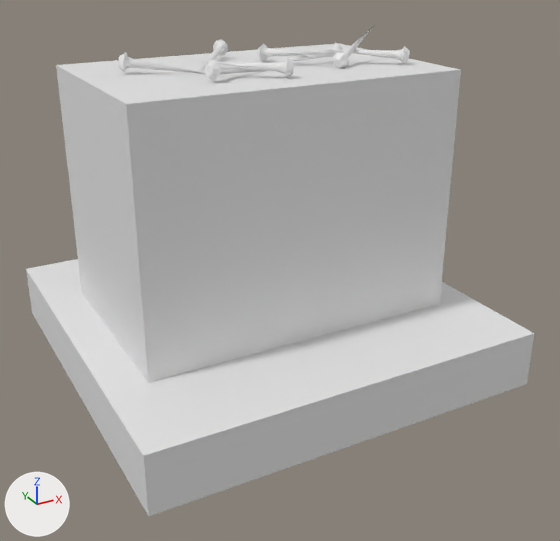
The FBX model Assets/Assets/Meshes/Nails.FBX as it was, and as the next commit left it.
Before and after are seen from a 50 mm camera at (-0.338, -0.662, 0.415) aimed at (0.007, -0.035, 0.101). The axes (+X, +Y, +Z) are drawn at lower left. The lights are the same throughout. Vertices at the same position are counted once.
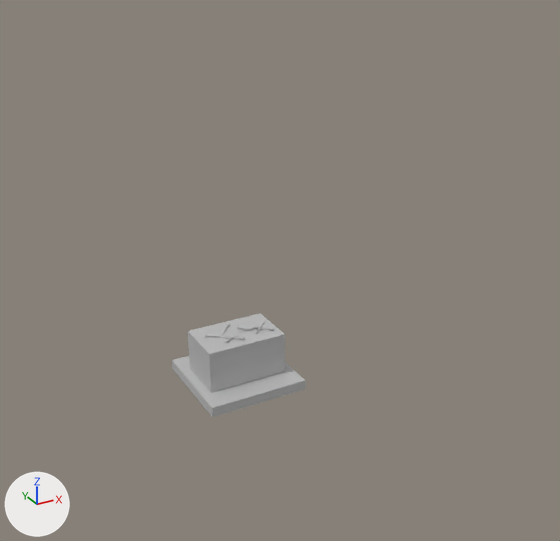
Pixel boxes (x1, y1, x2, y2) of what changed, in the pictures (560 x 541 px; the box of a moved part takes in the faces that stretch with it):
'Box002', reshaped, moved, turned, rescaled
    before: (26, 25, 534, 516)
    after: (172, 313, 305, 417)
part 1 of me_mesh, moved or reshaped
    before: (56, 43, 461, 383)
    after: (188, 313, 285, 393)
part 2 of me_mesh, moved or reshaped
    before: (199, 58, 294, 77)
    after: (255, 321, 266, 333)
part 3 of me_mesh, moved or reshaped
    before: (274, 43, 343, 63)
    after: (239, 326, 258, 333)
part 4 of me_mesh, moved or reshaped
    before: (118, 52, 206, 74)
    after: (205, 334, 220, 337)
part 5 of me_mesh, moved or reshaped
    before: (199, 40, 228, 71)
    after: (223, 323, 230, 334)
part 6 of me_mesh, moved or reshaped
    before: (26, 259, 534, 516)
    after: (172, 356, 305, 417)
part 7 of me_mesh, deleted
    before: (333, 25, 375, 68)
part 8 of me_mesh, deleted
    before: (257, 44, 337, 61)
part 9 of me_mesh, deleted
    before: (323, 46, 410, 64)
part 10 of me_mesh, deleted
    before: (205, 59, 268, 80)

The change, as a diff of the scene's bpy script:
```diff
--- a/Assets/Assets/Meshes/Nails.FBX.py
+++ b/Assets/Assets/Meshes/Nails.FBX.py
@@ mat_lambert1 @@
+mat_lambert1 = principled_material('lambert1')
+mat_lambert1.base_color = (0.5, 0.5, 0.5)  # grey #bcbcbc
@@ me_mesh @@
 me_mesh.from_pydata(...)  # 360 vertices, 678 faces; spans x -19.8..19.9, y -19.9..19.8, z -2.2..20.9
 # used by ob_box002; location = (0.0, 0.0, 0.297); rotation_euler = (3.142, 0.0, 0.0), in degrees (180, 0, 0); scale = (0.01, 0.01, 0.0142)
+# me_mesh part 1: the loose piece of 8 vertices spanning x -16.0..16.0, y -10.3..10.3, z 0.0..17.2 is turned 90 degrees about the x axis through its middle and scaled by 0.252, then moved by (-5.0, 3.1, -3.6), in mat_lambert1 (grey #bcbcbc)
+# me_mesh part 2: the loose piece of 43 vertices spanning x -6.8..0.5, y 1.8..7.1, z -1.2..0.0 is multiplied about its middle by the matrix ((-0.101, -0.218, 0.058), (-0.016, -0.056, -0.24), (0.225, -0.102, 0.009)), then moved by (0.6, 1.1, 6.2), in mat_lambert1 (grey #bcbcbc)
+# me_mesh part 3: the loose piece of 43 vertices spanning x 0.2..8.9, y 0.1..1.7, z -1.3..-0.1 is turned 90 degrees about the x axis through its middle and scaled by 0.252, then moved by (-8.4, 4.5, 5.9), in mat_lambert1 (grey #bcbcbc)
+# me_mesh part 4: the loose piece of 43 vertices spanning x -12.4..-4.8, y -2.9..1.8, z -1.3..0.1 is turned 90 degrees about the x axis through its middle and scaled by 0.252, then moved by (1.4, 6.0, 5.5), in mat_lambert1 (grey #bcbcbc)
+# me_mesh part 5: the loose piece of 43 vertices spanning x -5.8..0.1, y -7.1..-0.2, z -1.3..0.1 is turned 90 degrees about the x axis through its middle and scaled by 0.252, then moved by (-2.9, 9.1, 4.7), in mat_lambert1 (grey #bcbcbc)
+# me_mesh part 6: the loose piece of 8 vertices spanning x -19.8..19.9, y -19.9..19.8, z 16.9..20.9 is turned 90 degrees about the x axis through its middle and scaled by 0.252, then moved by (-5.0, 0.5, -13.9), in mat_lambert1 (grey #bcbcbc)
+# me_mesh part 7: the loose piece of 43 vertices spanning x 6.0..13.4, y 0.1..4.9, z -2.2..0.1 is deleted
+# me_mesh part 8: the loose piece of 43 vertices spanning x 1.6..6.4, y -3.3..4.5, z -1.2..0.0 is deleted
+# me_mesh part 9: the loose piece of 43 vertices spanning x 6.5..13.8, y 0.6..6.0, z -1.2..0.0 is deleted
+# me_mesh part 10: the loose piece of 43 vertices spanning x -7.3..0.7, y 1.9..6.0, z -1.3..0.1 is deleted
+me_mesh.materials.append(mat_lambert1)  # grey #bcbcbc
@@ ob_box002 @@
 ob_box002 = bpy.data.objects.new('Box002', me_mesh)
-ob_box002.location = (0.0, 0.0, 0.297)
-ob_box002.rotation_euler = (3.142, 0.0, 0.0)  # degrees (180, 0, 0)
-ob_box002.scale = (0.01, 0.01, 0.0142)
+ob_box002.location = (0.0, 0.0, 0.0)
+ob_box002.rotation_euler = (1.571, 0.0, 0.0)  # degrees (90, 0, 0)
+ob_box002.scale = (0.01, 0.01, 0.01)
```
